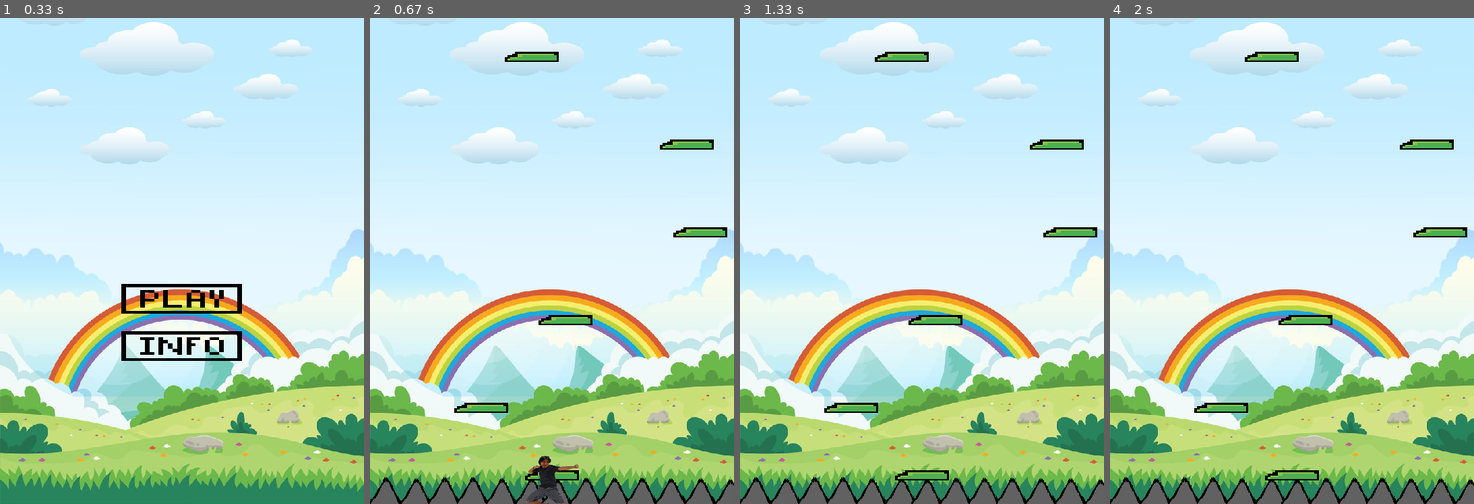
Above: before the commit, frames 1-4 (left to right).
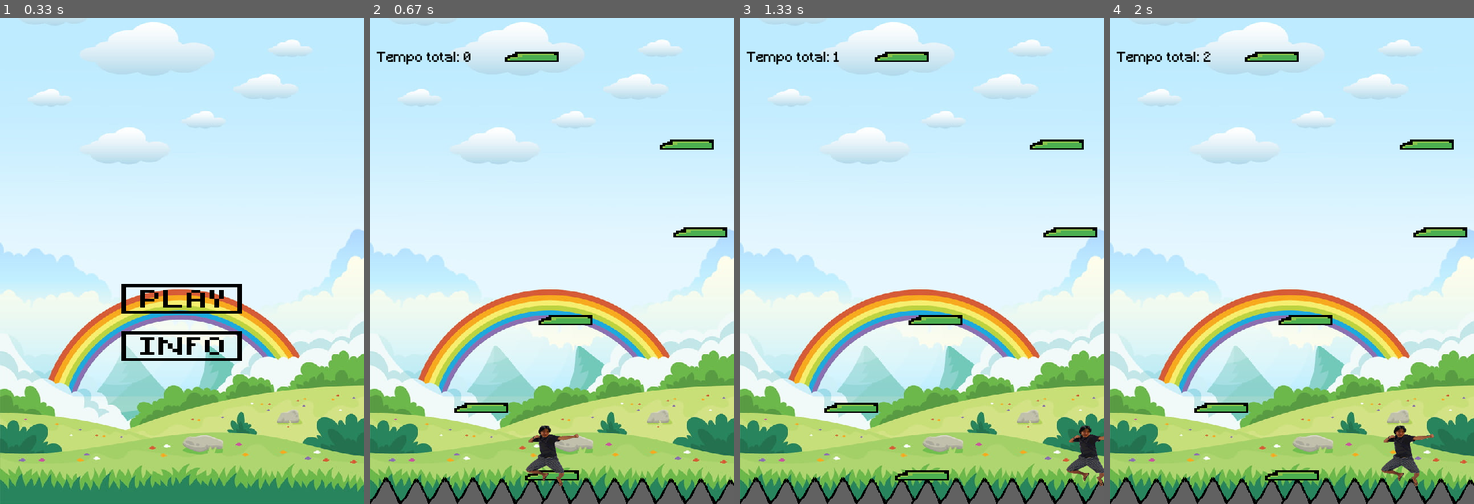
Above: after the commit, the same moments.

Repository: insper-classroom/devlife-23-1-projeto-pygame-henrique-junqueira-luca-feltrin
Game: pygame game, started from jogo.py
The game is run twice, just before and just after one commit, with the same random seed, the same clock (stepped at 60 frames per second) and the same inputs.
Inputs (mouse positions are in pixels of both pictures, inside the frame that each line leads up to):
- Up to frame 1 (0.33 s): no input
- Up to frame 2 (0.67 s): click (552, 299) at 0.38 s
- Up to frame 3 (1.33 s): tap Space at 0.67 s; hold D from 1 s (still down)
- Up to frame 4 (2 s): release D at 1.47 s; hold D 1.5-1.97 s

Frame 1 is identical in both runs. In frame 2, 1.3% of the frame differs, in the area x 1-58%, y 6-100%; in frame 3, 0.8%; in frame 4, 0.9%.

Commit message:
tempo,html mudado

Diff:
--- a/classes.py
+++ b/classes.py
@@ -19,6 +19,11 @@
         instru = pygame.transform.scale(pygame.image.load('assets/instru.png'),(270,360))
         teclas = pygame.transform.scale(pygame.image.load('assets/teclas.png'),(270,173))
         chegada = pygame.image.load('assets/chegada.png')
+
+        rect_espinho = pygame.Rect(0,680,540,40)
+
+        fonte = ('fonte/Minecraft.ttf')
+        fonte_usa = pygame.font.Font(fonte,20)
 
         self.state = {
             'tela_inicio':True,
@@ -35,7 +40,10 @@
             'altura': 0,
             'pulou': True,
             'pulos':0,
-            'chegada' :-16200
+            'chegada' :-16200,
+            'segundos': 0 ,
+            'contador':0 ,
+            'espinho' : rect_espinho
         }
 
         self.assets = {
@@ -51,7 +59,8 @@
             'seta':seta,
             'instru':instru,
             'teclas':teclas,
-            'chegada':chegada
+            'chegada':chegada,
+            'fonte' : fonte_usa
         }
 
 
@@ -73,6 +82,11 @@
         self.state['tempo'] = tempo/1000
 
         mouse_pos = pygame.mouse.get_pos()
+        if self.personagem.alt != 1000:
+            self.state['contador']+=1
+            if self.state['contador'] == 70:
+                self.state['contador'] = 0
+                self.state['segundos'] +=1
 
         altura1 = self.personagem.rect.y
         if altura1 == self.state['altura'] or self.state['colidiu']:
@@ -145,7 +159,10 @@
 
         # if rect_chegada.colliderect(self.personagem.rect):
 
-
+        if self.state['espinho'].colliderect(self.personagem.rect):
+            self.personagem.rect.bottom = self.state['espinho'].y +20
+
+        print(self.state['segundos'])
 
         self.personagem.muda_posicao()
 
@@ -171,6 +188,7 @@
         if self.state['tela_jogo']:
             self.window.blit(self.assets['imagem_fundo'],(0,0))
             self.window.blit(self.assets['espinho'],(0,680))
+            img = self.assets['fonte'].render(f'Tempo total: {self.state["segundos"]}' , True , (0,0,0))
 
             for coord in self.state['plataformas']:
                 plat = Plataformas(self.window,80,15,coord.x,coord.y, self.assets)
@@ -178,7 +196,7 @@
 
             chegada = Chegada(self.window,540,50,0,self.state['chegada'],self.assets,self.state)
             chegada.desenha_chegada()
-
+            self.window.blit(img,(10,50))
 
 
 
Binary file added: fonte/Minecraft.ttf
Empty file added: highscore.txt
Not shown, changed: docs/index.html
